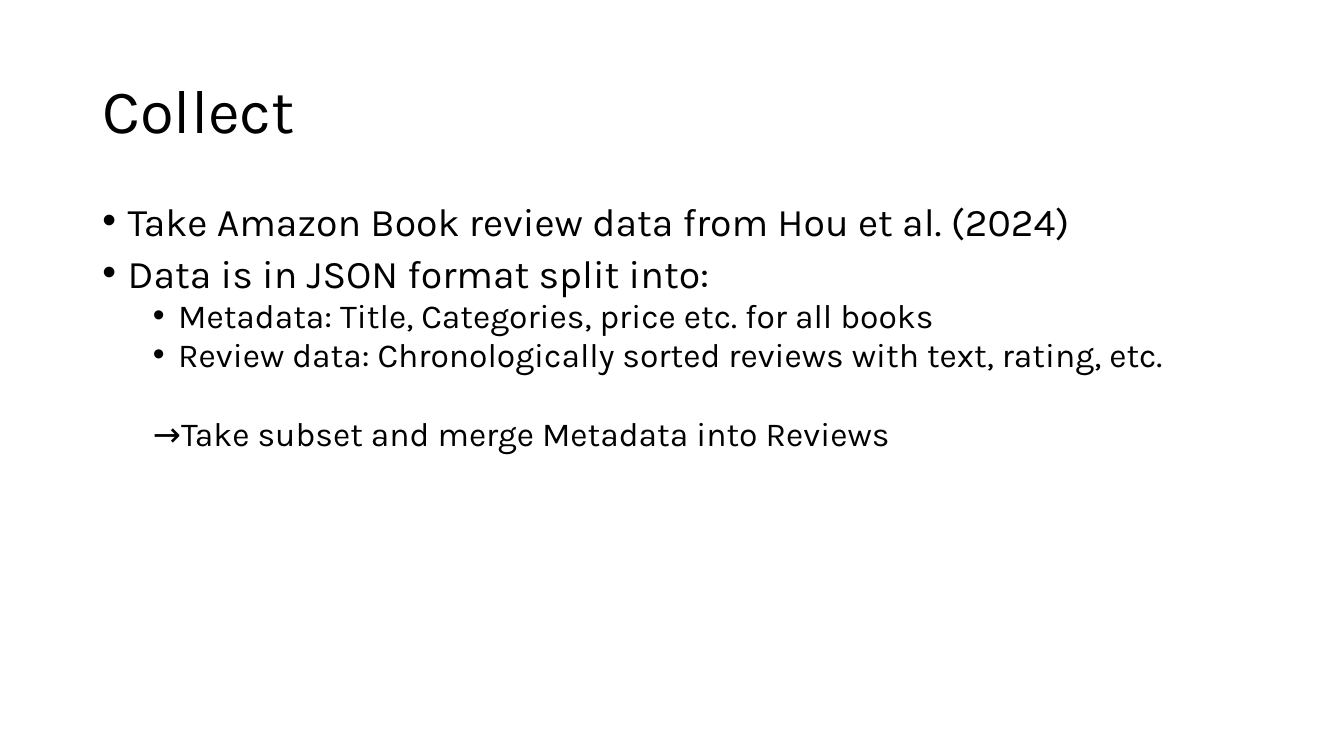
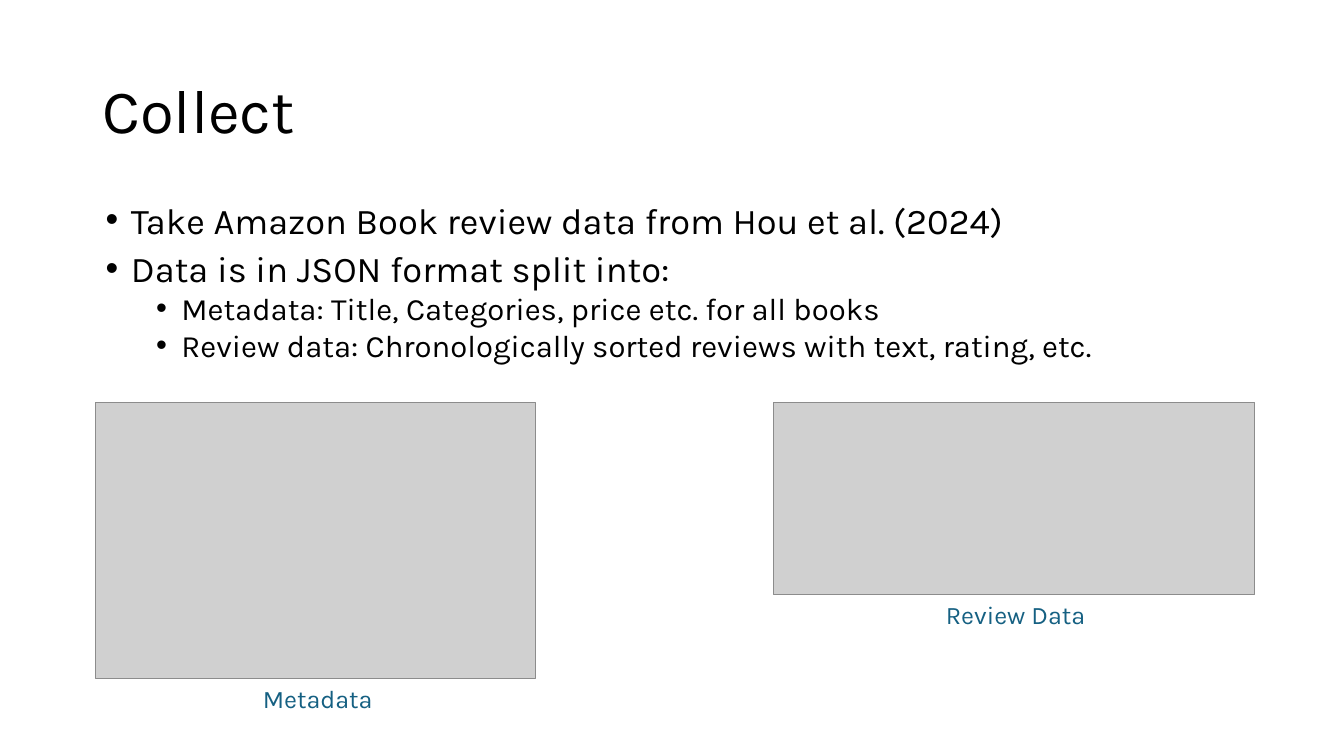
Before and after one commit to Bort1900/text-tech, a slide deck: slide 3 of Book Reviewscope.odp. Drawn at 1344x756 pixels with LibreOffice and Linux fonts; fonts in the diff are those of the drawing; grey boxes stand for pictures. Boxes give left, top, right and bottom in pixels: in the first picture for what was removed or moved away, otherwise in the second. Text is boxed around its words. In the diff, an @@ line names an element or a change of style, - is before the commit and + after.

```diff
--- a/Book Reviewscope.odp
+++ b/Book Reviewscope.odp
@@ text "Take Amazon Book review data ..." at (x1=131, y1=208, x2=1091, y2=365): size 28 to 25.9 pt in "Take Amazon Book review data from Hou ...", "Data is in JSON format split into:"; size 24 to 22.2 pt in "Metadata: Title, Categories, price etc. for all ...", "Review data: Chronologically sorted reviews with text, ..." @@
@@ picture added at (x1=96, y1=402, x2=535, y2=679) @@
@@ picture added at (x1=773, y1=402, x2=1255, y2=595) @@
@@ text at (x1=181, y1=423, x2=890, y2=454): paragraph removed @@
-  →Take subset and merge Metadata into Reviews
@@ text added at (x1=946, y1=606, x2=1085, y2=625), 18 pt, text #156082 @@
+Review Data
@@ text added at (x1=263, y1=690, x2=373, y2=709), 18 pt, text #156082 @@
+Metadata
```
Also in this commit, not shown: 2 other slides changed, 2 slides added.
